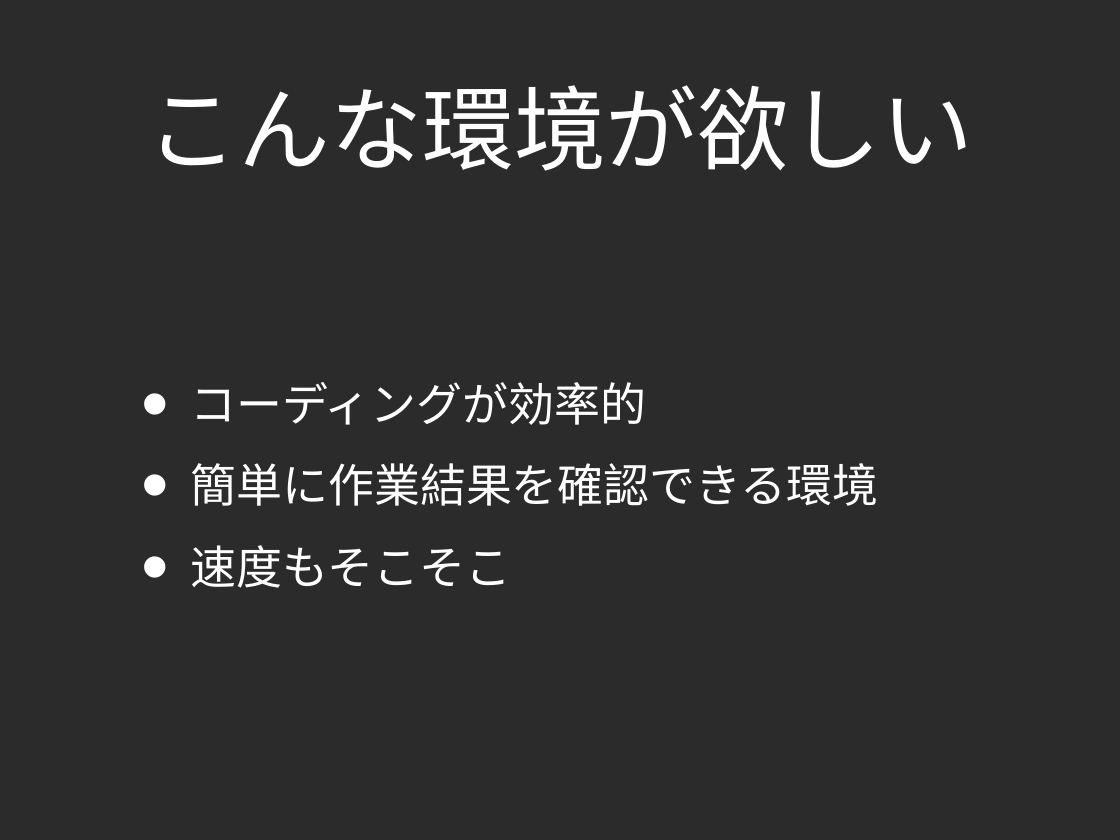
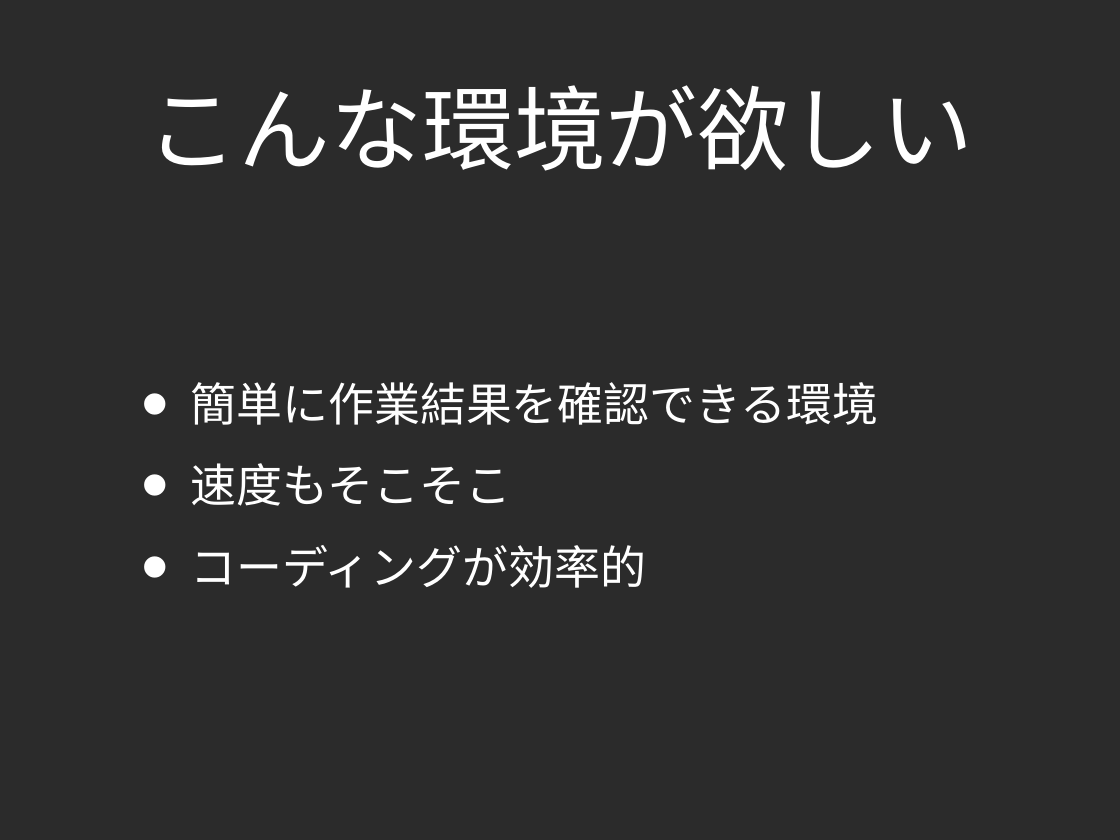
Before and after one commit to lambdasakura/doc, a slide deck: slide 7 of zengeren/fast_game_development_2010:02:12.ppt. Drawn at 1120x840 pixels with LibreOffice and Linux fonts; fonts in the diff are those of the drawing; background and template pictures are left out; a plain dark background stands for a picture behind light text. Boxes give left, top, right and bottom in pixels: in the first picture for what was removed or moved away, otherwise in the second. Text is boxed around its words. In the diff, an @@ line names an element or a change of style, - is before the commit and + after.

```diff
--- a/zengeren/fast_game_development_2010:02:12.ppt
+++ b/zengeren/fast_game_development_2010:02:12.ppt
@@ text at [190, 382, 646, 425]: paragraph removed @@
-• コーディングが効率的
@@ text at [190, 545, 646, 588]: paragraph added @@
+• コーディングが効率的
```
Also in this commit, not shown: 11 other slides changed, 8 slides added, 3 slides removed.
